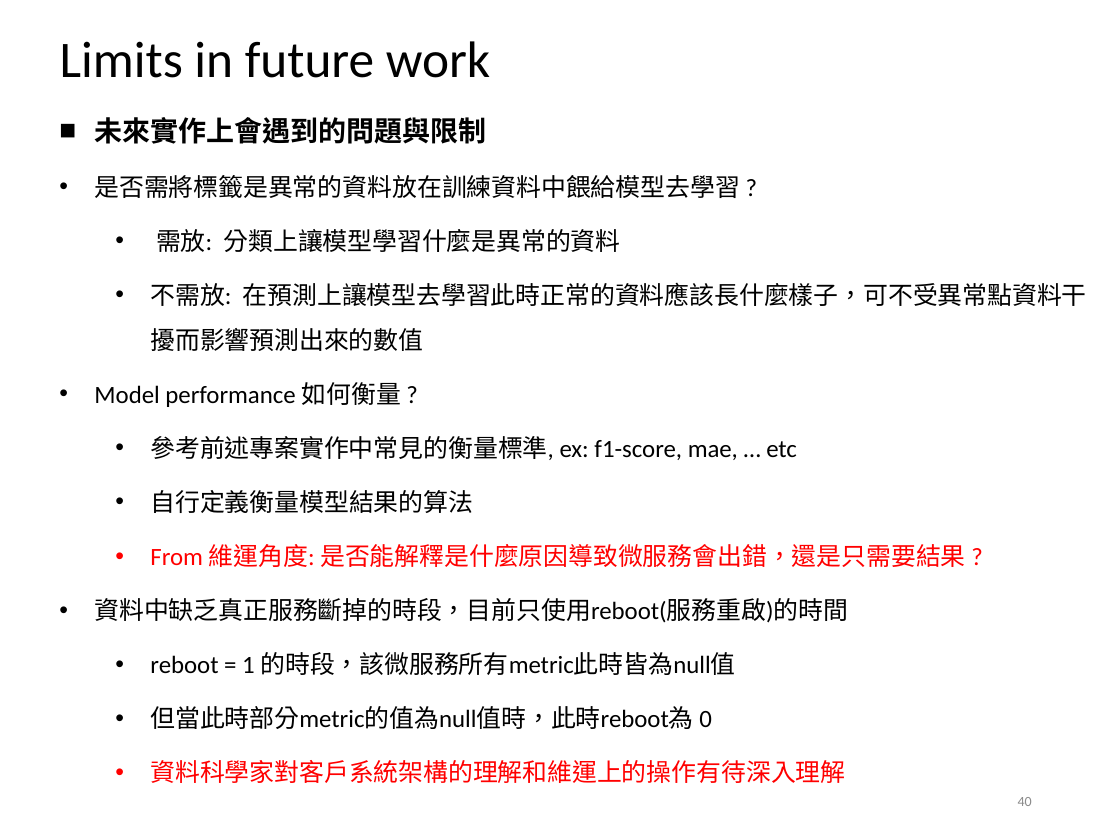
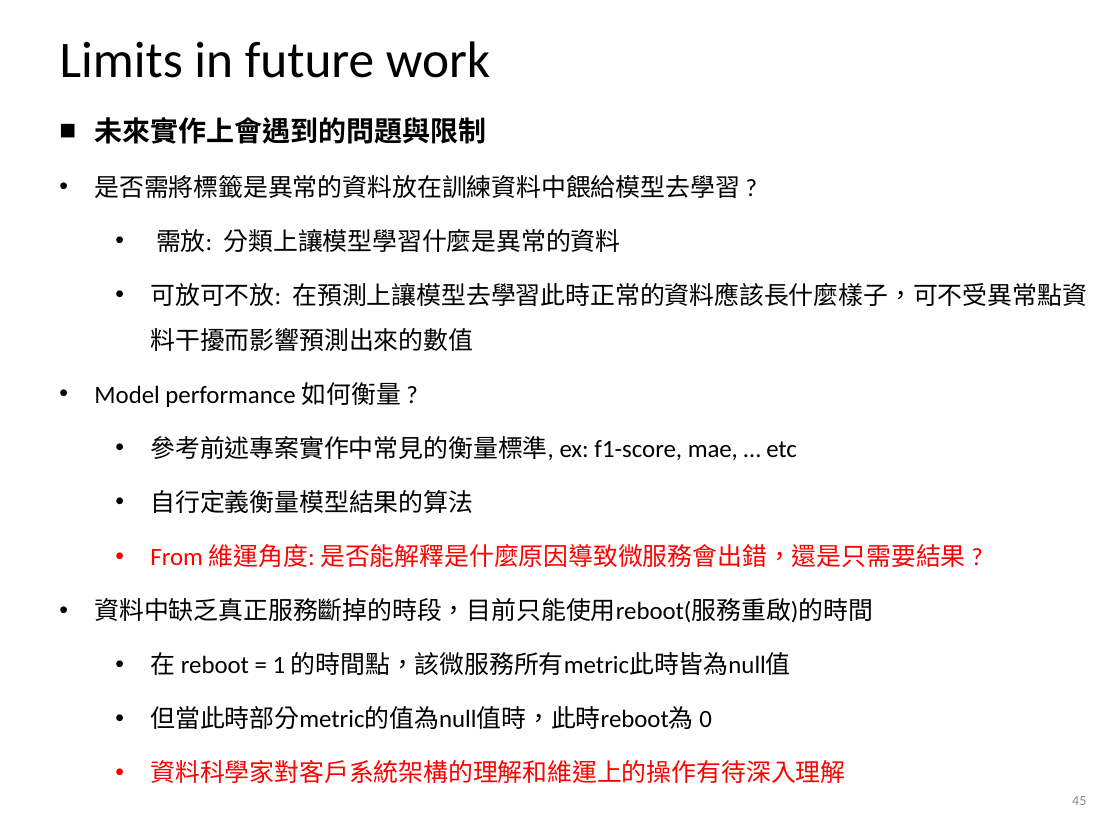
Before and after one commit to alvinyee860120/AIOps-anomaly-detection, a slide deck: slide 45 of AIOps結案報告.pptx (slide 40 before the commit). Drawn at 1120x840 pixels with LibreOffice and Linux fonts; fonts in the diff are those of the drawing; background and template pictures are left out. Boxes give left, top, right and bottom in pixels: in the first picture for what was removed or moved away, otherwise in the second. Text is boxed around its words. In the diff, an @@ line names an element or a change of style, - is before the commit and + after.

```diff
--- a/AIOps結案報告.pptx
+++ b/AIOps結案報告.pptx
@@ text at box(150, 283, 1086, 351): text changed @@
-  • 不需放: 在預測上讓模型去學習此時正常的資料應該長什麼樣子，可不受異常點資料干擾而影響預測出來的數值
+  • 可放可不放: 在預測上讓模型去學習此時正常的資料應該長什麼樣子，可不受異常點資料干擾而影響預測出來的數值
@@ text at box(94, 598, 872, 675): text changed @@
-• 資料中缺乏真正服務斷掉的時段，目前只使用reboot(服務重啟)的時間
-  • reboot = 1 的時段，該微服務所有metric此時皆為null值
+• 資料中缺乏真正服務斷掉的時段，目前只能使用reboot(服務重啟)的時間
+  • 在 reboot = 1 的時間點，該微服務所有metric此時皆為null值
@@ page number at box(1072, 796, 1086, 805): text changed @@
-40
+45
```
Also in this commit, not shown: 23 other slides changed, 8 slides added.
